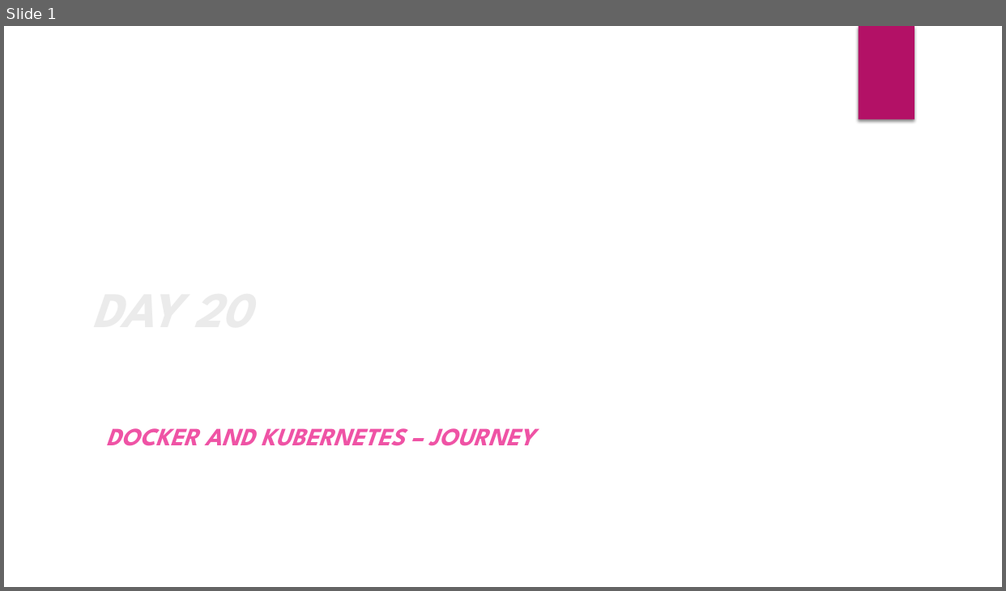
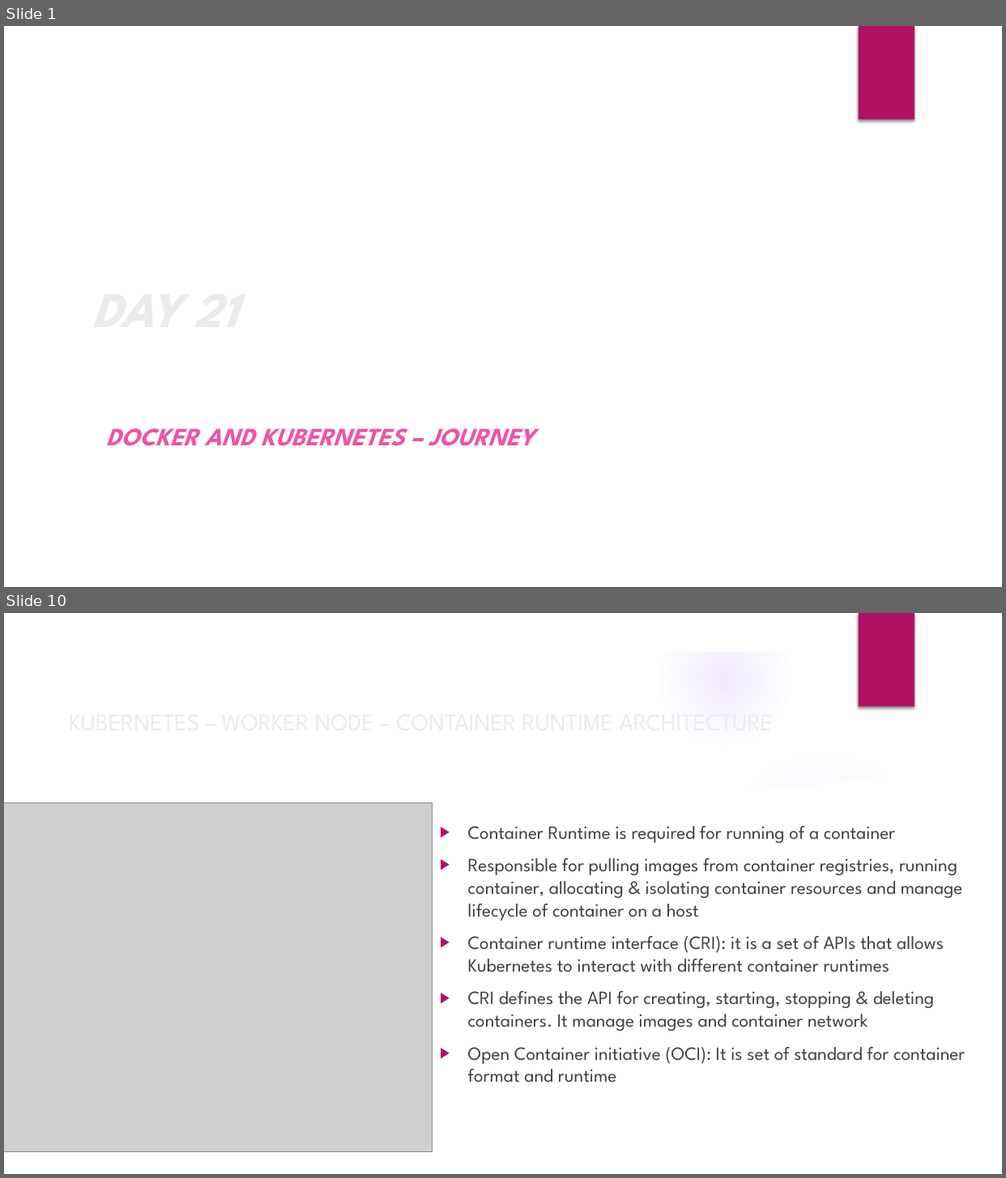
Before and after one commit to deepkumartraining/docker-k8s-April23, a slide deck: Day21/DockerAndKubernetes_Training-Day21.pptx. Shown one above the other, each under a label of ours: slide 1 before the commit, slides 1 and 10 after it; the slides between them are not shown. The pictures are 1006x591 and 1006x1178 pixels, drawn with LibreOffice and Linux fonts; fonts in the diff are those of the drawing; grey boxes stand for pictures; background and template pictures are left out. Boxes give left, top, right and bottom in pixels: in the first picture for what was removed or moved away, otherwise in the second. Text is boxed around its words. In the diff, an @@ line names an element or a change of style, - is before the commit and + after.

```diff
--- a/Day21/DockerAndKubernetes_Training-Day21.pptx
+++ b/Day21/DockerAndKubernetes_Training-Day21.pptx
@@ slide 10 added at [4, 613, 1002, 1174], background picture (left out); not listed: 1 template element that a slide beside it also shows @@
@@ group added at [4, 613, 1002, 1174]: 4 ellipses, 3 freeform shapes @@
@@ title added at [62, 692, 859, 750], 23 pt, text #EBEBEB @@
+KUBERNETES – WORKER NODE – CONTAINER RUNTIME ARCHITECTURE
@@ picture added at [4, 803, 432, 1152] @@
@@ text added at [468, 826, 965, 1083], 18 pt, text #404040 @@
+▶ Container Runtime is required for running of a container
+▶ Responsible for pulling images from container registries, running container, allocating & isolating container resources and manage lifecycle of container on a host
+▶ Container runtime interface (CRI): it is a set of APIs that allows Kubernetes to interact with different container runtimes
+▶ CRI defines the API for creating, starting, stopping & deleting containers. It manage images and container network
+▶ Open Container initiative (OCI): It is set of standard for container format and runtime
@@ slide 1 changed as well @@
@@ title at [84, 199, 807, 417]: text changed @@
-DAY 20
+DAY 21
```
Also in this commit, not shown: 2 other slides changed, 7 other slides added, 1 slide removed.
